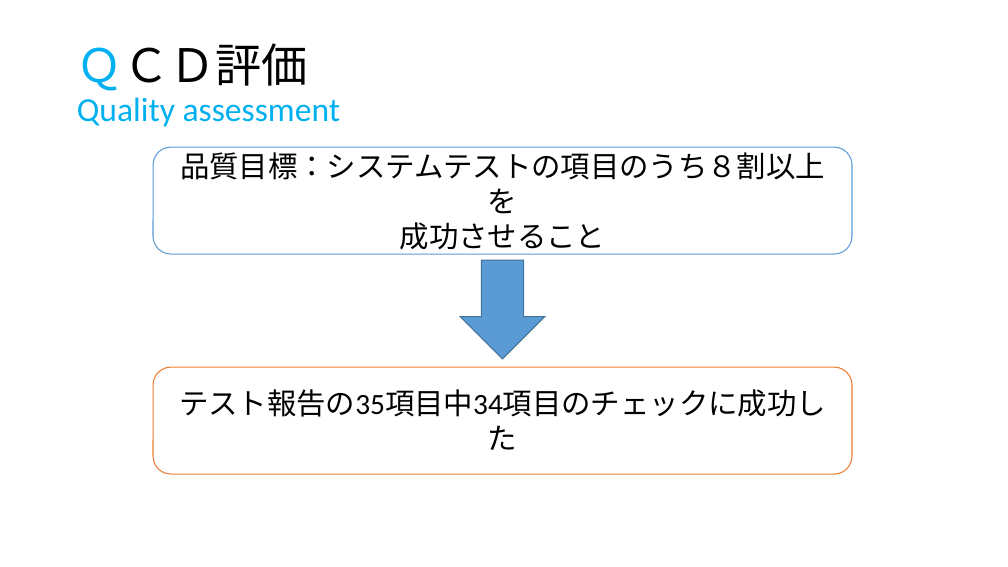
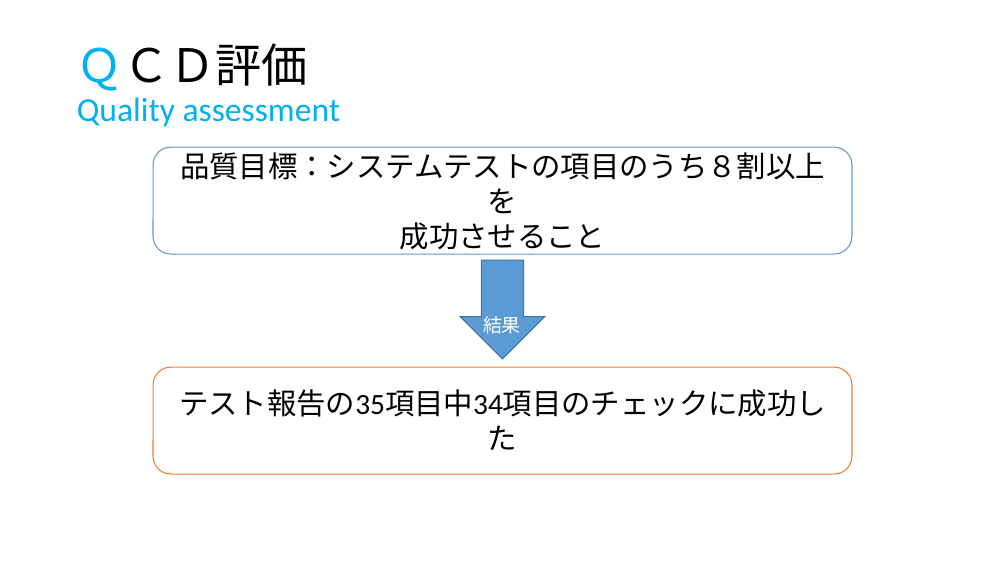
Before and after one commit to IzumiYuuta/PMyabukikenC, a slide deck: slide 3 of 最終発表/最終発表.pptx (slide 2 before the commit). Drawn at 1008x567 pixels with LibreOffice and Linux fonts; fonts in the diff are those of the drawing. Boxes give left, top, right and bottom in pixels: in the first picture for what was removed or moved away, otherwise in the second. Text is boxed around its words. In the diff, an @@ line names an element or a change of style, - is before the commit and + after.

```diff
--- a/最終発表/最終発表.pptx
+++ b/最終発表/最終発表.pptx
@@ text added at bbox=[483, 316, 521, 334], 18 pt, text #FFFFFF @@
+結果
```
Also in this commit, not shown: 7 other slides changed, 6 slides added, 1 other file.
